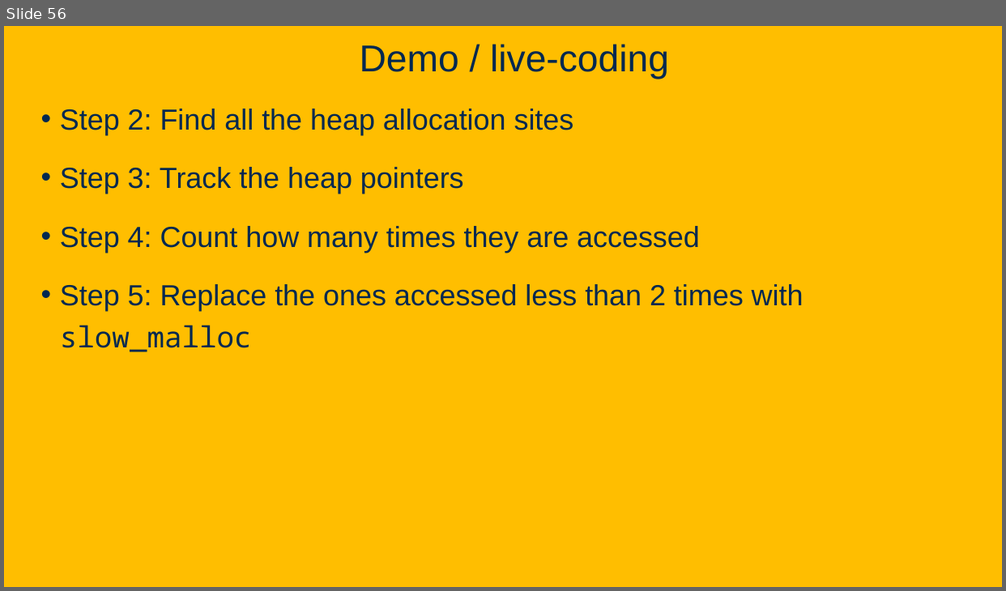
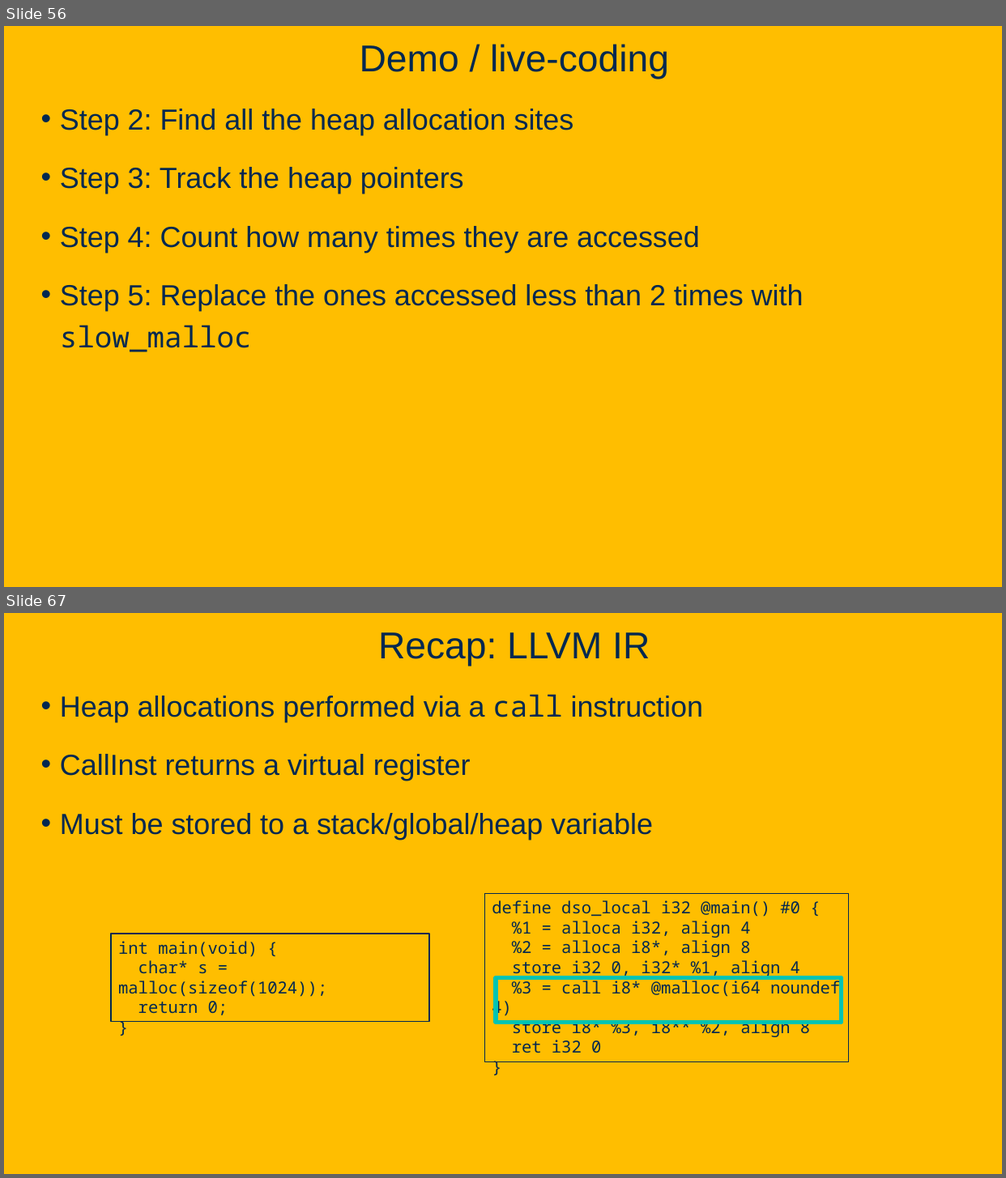
Before and after one commit to davsec-teaching/ECS289C-Spring2025, a slide deck: slides/2_compiler_fundamentals.pptx. Shown one above the other, each under a label of ours: slide 56 before the commit, slides 56 and 67 after it; the slides between them are not shown. The pictures are 1006x591 and 1006x1178 pixels, drawn with LibreOffice and Linux fonts; fonts in the diff are those of the drawing; background and template pictures are left out. Boxes give left, top, right and bottom in pixels: in the first picture for what was removed or moved away, otherwise in the second. Text is boxed around its words. In the diff, an @@ line names an element or a change of style, - is before the commit and + after.

```diff
--- a/slides/2_compiler_fundamentals.pptx
+++ b/slides/2_compiler_fundamentals.pptx
@@ slide 67 added at [4, 613, 1002, 1174], background picture (left out) @@
@@ title added at [378, 632, 650, 666], 36 pt, text #022850 @@
+Recap: LLVM IR
@@ text added at [60, 694, 704, 840], 28 pt, text #022850 @@
+• Heap allocations performed via a call instruction
+• CallInst returns a virtual register
+• Must be stored to a stack/global/heap variable
@@ rectangle added at [484, 894, 849, 1063], outline #022850 1 pt, 16 pt, text #022850 @@
+define dso_local i32 @main() #0 {
+%1 = alloca i32, align 4
+%2 = alloca i8*, align 8
+store i32 0, i32* %1, align 4
+%3 = call i8* @malloc(i64 noundef 4)
+store i8* %3, i8** %2, align 8
+ret i32 0
+}
@@ rectangle added at [111, 934, 429, 1023], outline #022850 1 pt, 16 pt, text #022850 @@
+int main(void) {
+char* s = malloc(sizeof(1024));
+return 0;
+}
@@ rectangle added at [496, 978, 842, 1023], outline #00C4B2 4 pt @@
```
Also in this commit, not shown: 42 other slides added, 2 other files.
